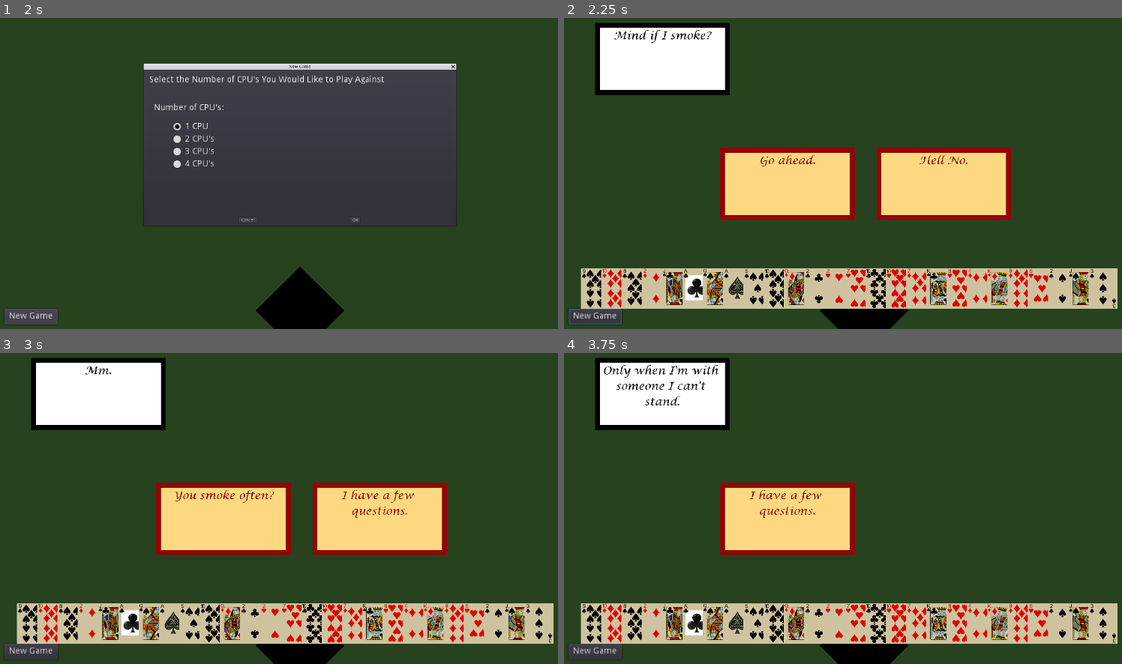
Above: before the commit, frames 1-4 (two rows, left to right).
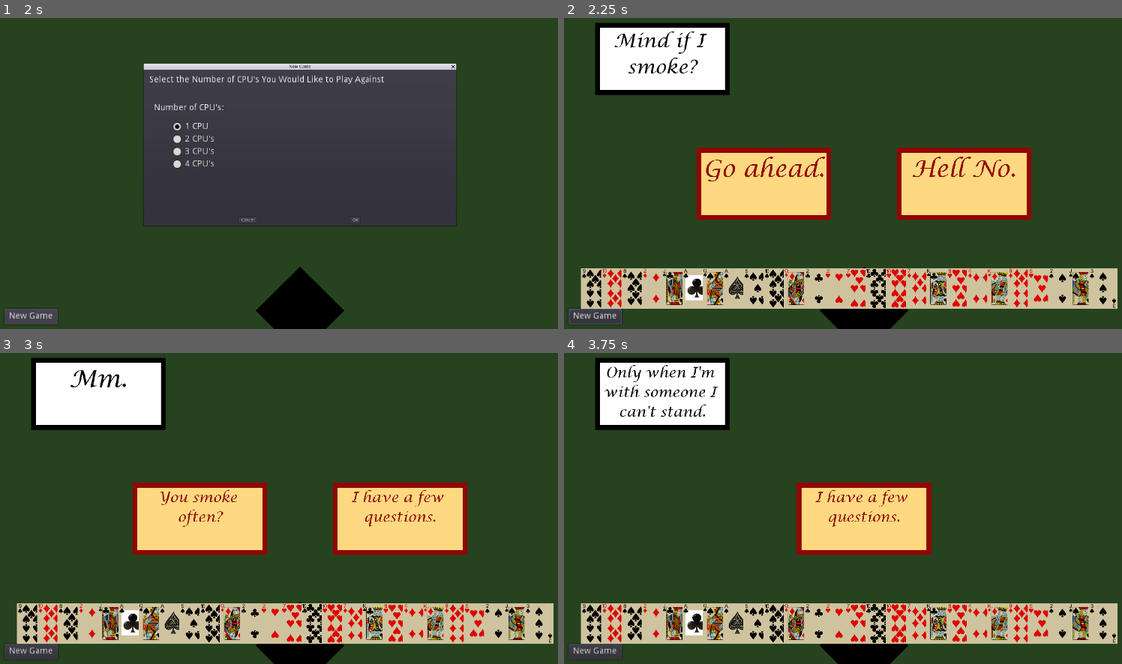
Above: after the commit, the same moments.

Repository: rjrubalcava/CowboyNoir
Game: Godot game, scene res://Scenes/MainScene.tscn
Two runs of this game, one before a commit and one after it. Both use one fixed random seed, a clock stepped at 60 frames per second and the inputs below.
Inputs (mouse positions are in pixels of both pictures, inside the frame that each line leads up to):
- Up to frame 1 (2 s): click "New Game" at 0.5 s; click "New Game" at 1.25 s
- Up to frame 2 (2.25 s): click "OK" at 2 s
- Up to frame 3 (3 s): click (223, 517) at 2.77 s
- Up to frame 4 (3.75 s): click (787, 517) at 3.52 s

Frame 1 is identical in both runs. In frame 2, 5.6% of the frame differs, in the area x 9-84%, y 3-65%; in frame 3, 5.3%; in frame 4, 7.8%, in the area x 7-66%, y 3-65%.

Commit message:
Dialogue display overhaul
Implement adaptable text size and textbox placement

Diff:
--- a/Scenes/DialogueBox.tscn
+++ b/Scenes/DialogueBox.tscn
@@ -3,7 +3,7 @@
 [ext_resource path="res://Assets/Fonts/LCALLIG.TTF" type="DynamicFontData" id=1]
 
 [sub_resource type="DynamicFont" id=1]
-size = 35
+size = 70
 font_data = ExtResource( 1 )
 
 [node name="DialogueBox" type="Control"]
--- a/Scenes/DialogueOption.tscn
+++ b/Scenes/DialogueOption.tscn
@@ -4,7 +4,7 @@
 [ext_resource path="res://Scripts/DialogueOption.gd" type="Script" id=2]
 
 [sub_resource type="DynamicFont" id=1]
-size = 35
+size = 70
 font_data = ExtResource( 1 )
 
 [node name="DialogueOption" type="Control"]
--- a/Scripts/Global.gd
+++ b/Scripts/Global.gd
@@ -134,23 +134,45 @@
 		prompt.queue_free()
 	# Lookup prompt string
 	var prompt_text = Global.character_dialogue_dict[key][0]
+	var prompt_size = len(prompt_text)
 	# Lookup options key array
 	var options = Global.character_dialogue_dict[key][1]
 	# Create visual prompt
 	current_prompt = dialogueBox.instance()
 	current_prompt.rect_position = Vector2(100, 100)
 	current_prompt.get_node("Text").bbcode_text = "[center]" + prompt_text + "[/center]"
+	# Reference for updating font size at runtime:
+	# https://godotengine.org/qa/42430/changing-font-size-of-theme-or-control-at-runtime
+	var font = current_prompt.get_node("Text").get_font("normal_font", "")
+	if prompt_size < 10:
+		font.size = 75
+	elif prompt_size < 20:
+		font.size = 60
+	else:
+		font.size = 45
+	current_prompt.get_node("Text").add_font_override("normal_font", font)
 	get_tree().get_root().add_child(current_prompt) # adding to main
 	# Create visual options
-	for i in len(options):
+	var num_options = len(options)
+	for i in num_options:
 		# Lookup option string
 		var option_text = Global.player_dialogue_dict[options[i]][0]
+		var option_size = len(option_text)
 		# Lookup prompts key (option outcomes)
 		var prompt = Global.player_dialogue_dict[options[i]][1]
 		# Create visual prompt
 		var new_option = dialogueOption.instance()
-		new_option.rect_position = Vector2(500 + 500*i, 500)
+		new_option.rect_position = Vector2((1920/(1 + num_options))*(i + 1) - 215, 500)
 		new_option.get_node("Text").bbcode_text = "[center]" + option_text + "[/center]"
+		# Update font size to fit box as needed
+		font = new_option.get_node("Text").get_font("normal_font", "")
+		if option_size < 10:
+			font.size = 75
+		elif option_size < 20:
+			font.size = 60
+		else:
+			font.size = 45
+		new_option.get_node("Text").add_font_override("normal_font", font)
 		new_option.outcome = prompt # here we assign the outcome to be triggered on button press
 		print(prompt)
 		print(new_option.outcome)
